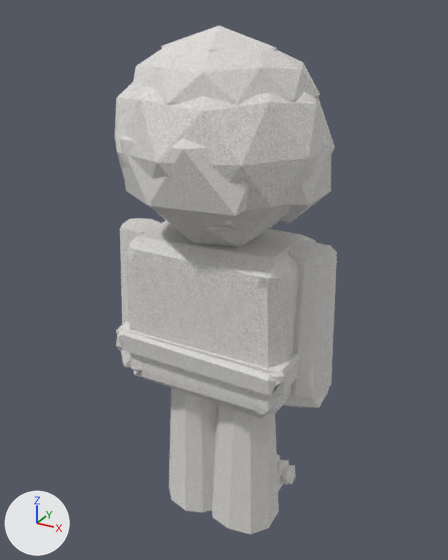
A saved change to the glTF model assets/wonder_walker_v8.glb.
Camera for both pictures: a 50 mm camera at (0.621, -1.118, 1.187) aimed at (-0.005, 0.02, 0.618). Lighting does not change. The marker at lower left points along +X, +Y and +Z. The first picture is the older version.

Script lines for the objects in view, before the commit:
```python
mat_ww_ol = bpy.data.materials.new('WW_OL')
mat_ww_ol.use_nodes = True; mat_ww_ol.node_tree.nodes.clear()
_N = mat_ww_ol.node_tree.nodes; _L = mat_ww_ol.node_tree.links
n0 = _N.new('ShaderNodeBsdfPrincipled'); n0.name = 'Principled BSDF'
n0.inputs[2].default_value = 0.92  # 'Roughness'
n1 = _N.new('ShaderNodeOutputMaterial'); n1.name = 'Material Output'
n2 = _N.new('ShaderNodeTexImage'); n2.name = 'Image Texture'
n2.image = img_paper_grain
n2.interpolation = 'Closest'
n3 = _N.new('ShaderNodeMapping'); n3.name = 'Mapping'
n3.inputs[3].default_value = (3.0, 3.0, 1.0)  # 'Scale'
n4 = _N.new('ShaderNodeUVMap'); n4.name = 'UV Map'
n4.uv_map = 'UVMap'
_L.new(n0.outputs[0], n1.inputs[0])  # 'BSDF' to 'Surface'
_L.new(n2.outputs[0], n0.inputs[0])  # 'Color' to 'Base Color'
_L.new(n3.outputs[0], n2.inputs[0])  # 'Vector' to 'Vector'
_L.new(n4.outputs[0], n3.inputs[0])  # 'UV' to 'Vector'
me_cone_004 = bpy.data.meshes.new('Cone.004')
me_cone_004.from_pydata(...)  # 1756 vertices, 3232 faces; spans x -0.259..0.262, y -0.222..0.221, z -0.02..1.156
me_cone_004.materials.append(mat_ww_ol)
ob_wonderwalker_body_outline = bpy.data.objects.new('WonderWalker_Body_Outline', me_cone_004)
ob_wonderwalker_body_outline.location = (0.0, 0.0, 0.0)
```
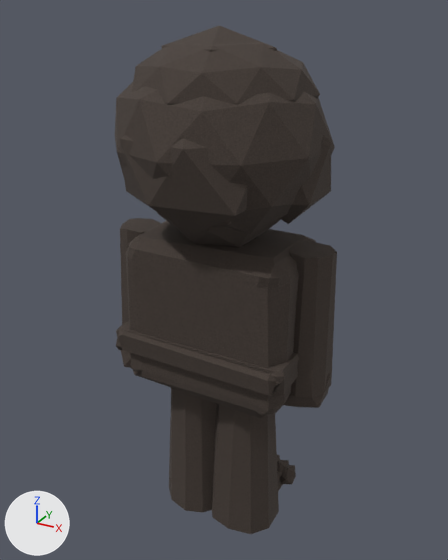
What differs and where, as boxes [x1, y1, x2, y2] in the pictures (448 x 560 px):
'WonderWalker_Body_Outline', recoloured (grey to black)
    both: [115, 26, 337, 534]

The change, as a diff of the scene's bpy script:
```diff
--- a/assets/wonder_walker_v8.glb.py
+++ b/assets/wonder_walker_v8.glb.py
@@ mat_ww_ol @@
 n1 = _N.new('ShaderNodeOutputMaterial'); n1.name = 'Material Output'
+n5 = _N.new('ShaderNodeMix'); n5.name = 'Mix'
+n5.data_type = 'RGBA'
+n5.blend_type = 'MULTIPLY'
+n5.inputs[0].default_value = 1.0  # 'Factor'
+n5.inputs[7].default_value = (0.08, 0.06, 0.05, 1.0)  # 'B', brown #50453f
 n2 = _N.new('ShaderNodeTexImage'); n2.name = 'Image Texture'
@@ mat_ww_ol @@
 n0 = _N.new('ShaderNodeBsdfPrincipled'); n0.name = 'Principled BSDF'
 _L.new(n0.outputs[0], n1.inputs[0])  # 'BSDF' to 'Surface'
-_L.new(n2.outputs[0], n0.inputs[0])  # 'Color' to 'Base Color'
 _L.new(n3.outputs[0], n2.inputs[0])  # 'Vector' to 'Vector'
 _L.new(n4.outputs[0], n3.inputs[0])  # 'UV' to 'Vector'
+_L.new(n5.outputs[2], n0.inputs[0])  # 'Result' to 'Base Color'
+_L.new(n2.outputs[0], n5.inputs[6])  # 'Color' to 'A'
```
